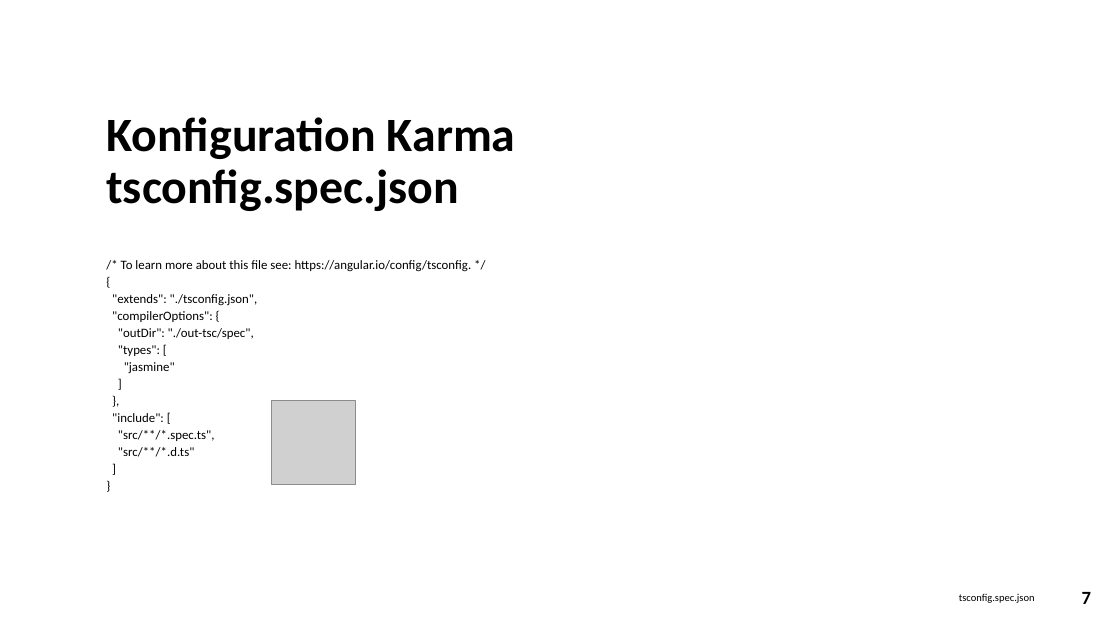
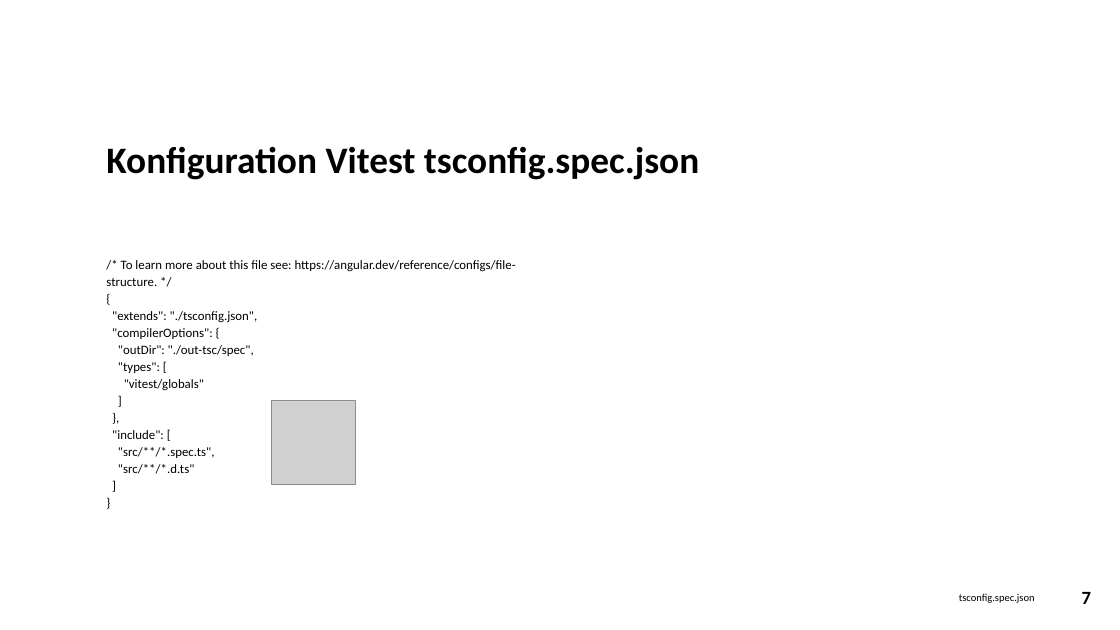
Before and after one commit to goetzingert/angular, a slide deck: slide 7 of Testing_angular21.pptx. Drawn at 1120x630 pixels with LibreOffice and Linux fonts; fonts in the diff are those of the drawing; grey boxes stand for pictures. Boxes give left, top, right and bottom in pixels: in the first picture for what was removed or moved away, otherwise in the second. Text is boxed around its words. In the diff, an @@ line names an element or a change of style, - is before the commit and + after.

```diff
--- a/Testing_angular21.pptx
+++ b/Testing_angular21.pptx
@@ title at (106,146,699,180): text changed; size 41 to 32 pt @@
-Konfiguration Karma tsconfig.spec.json
+Konfiguration Vitest tsconfig.spec.json
@@ text at (106,260,516,474): text changed @@
-/* To learn more about this file see: https://angular.io/config/tsconfig. */
-{
-"extends": "./tsconfig.json",
-"compilerOptions": {
-"outDir": "./out-tsc/spec",
-"types": [
-"jasmine"
-]
-},
-"include": [
-"src/**/*.spec.ts",
-"src/**/*.d.ts"
-]
-}
+/* To learn more about this file see: https://angular.dev/reference/configs/file-structure. */
+{
+"extends": "./tsconfig.json",
+"compilerOptions": {
+"outDir": "./out-tsc/spec",
+"types": [
+"vitest/globals"
+]
+},
+"include": [
+"src/**/*.spec.ts",
+"src/**/*.d.ts"
+]
+}
```
Also in this commit, not shown: 12 other slides changed, 1 slide added, 4 other files.
